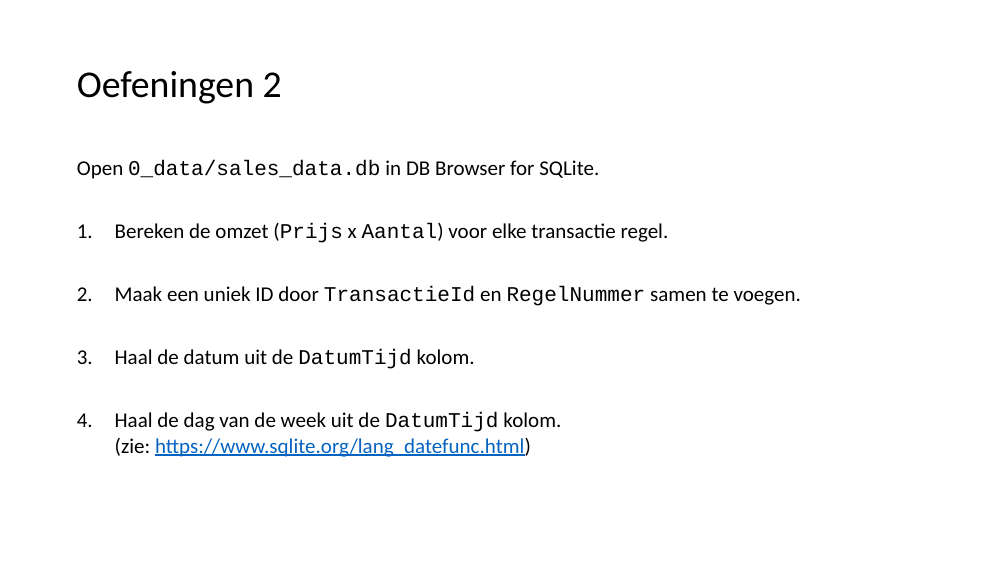
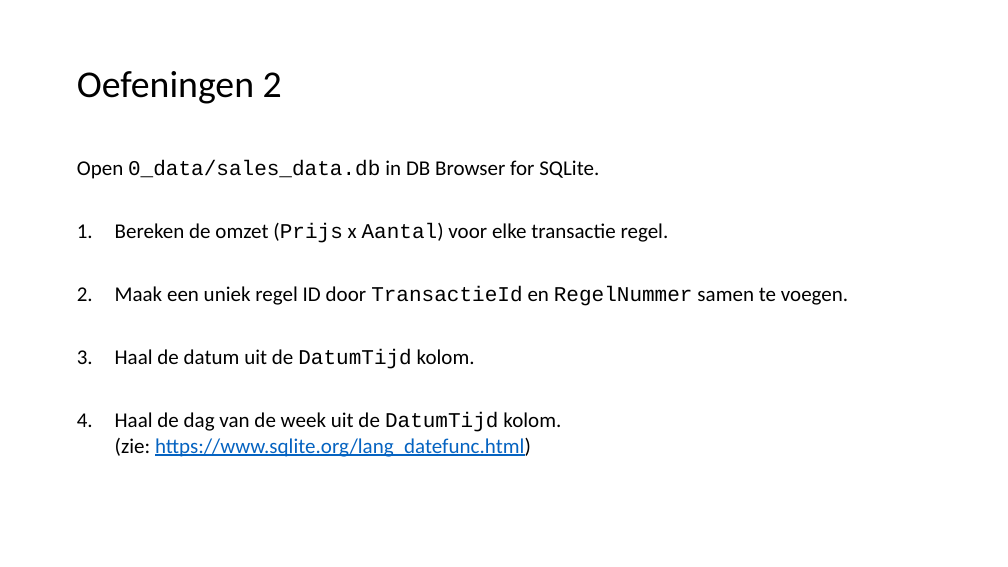
Before and after one commit to LFKoning/knowledge-sharing, a slide deck: slide 23 of sql_course/1_basics/1_basics.pptx (slide 22 before the commit). Drawn at 1008x567 pixels with LibreOffice and Linux fonts; fonts in the diff are those of the drawing. Boxes give left, top, right and bottom in pixels: in the first picture for what was removed or moved away, otherwise in the second. Text is boxed around its words. In the diff, an @@ line names an element or a change of style, - is before the commit and + after.

```diff
--- a/sql_course/1_basics/1_basics.pptx
+++ b/sql_course/1_basics/1_basics.pptx
@@ text at <box>115,286,848,306</box>: text changed @@
-2. Maak een uniek ID door TransactieId en RegelNummer samen te voegen.
+2. Maak een uniek regel ID door TransactieId en RegelNummer samen te voegen.
```
Also in this commit, not shown: 11 other slides changed, 1 slide added, 1 other file.
